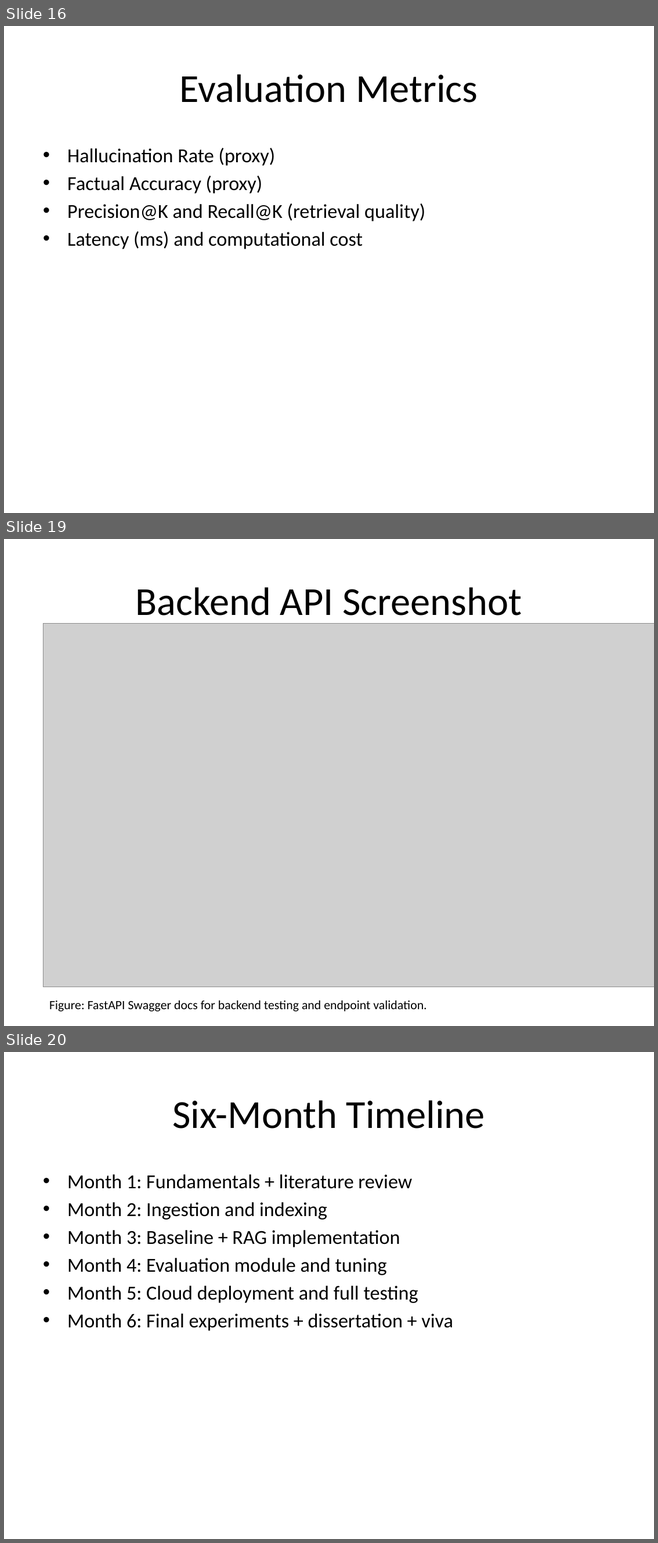
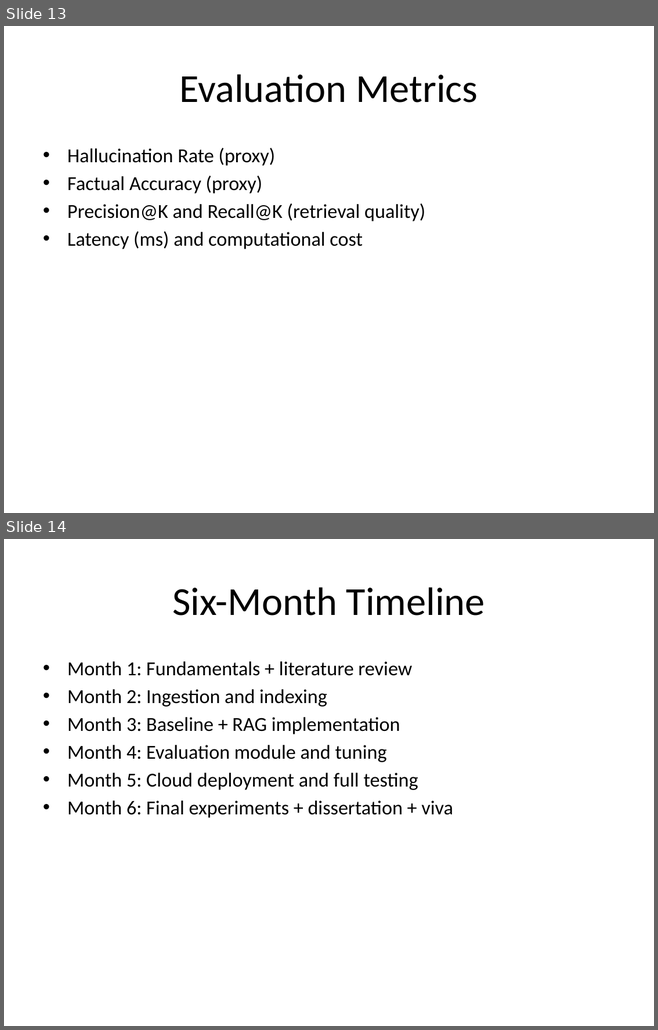
Before and after one commit to sundar0004/-Cloud-Based-RAG, a slide deck: docs/MSc_RAG_Project_Vels_University.pptx. Shown one above the other, each under a label of ours: slides 16, 19 and 20 before the commit, slides 13 and 14 after it; the slides between them are not shown. The pictures are 658x1543 and 658x1030 pixels, drawn with LibreOffice and Linux fonts; fonts in the diff are those of the drawing; grey boxes stand for pictures. Boxes give left, top, right and bottom in pixels: in the first picture for what was removed or moved away, otherwise in the second. Text is boxed around its words. In the diff, an @@ line names an element or a change of style, - is before the commit and + after.

Commit message:
Generate DOCX submission file and resize PPT to 19 slides with screenshots last

```diff
--- a/docs/MSc_RAG_Project_Vels_University.pptx
+++ b/docs/MSc_RAG_Project_Vels_University.pptx
@@ slide 19 removed at box(4, 539, 654, 1026), background #FFFFFF @@
@@ title removed at box(136, 587, 521, 624) @@
-Backend API Screenshot
@@ picture removed at box(43, 624, 654, 987) @@
@@ text removed at box(49, 1001, 426, 1012) @@
-Figure: FastAPI Swagger docs for backend testing and endpoint validation.
@@ what was slide 16 is now slide 13 @@
@@ what was slide 20 is now slide 14 @@
```
Also in this commit, not shown: 1 slide added, 5 other slides removed, 3 other files.
